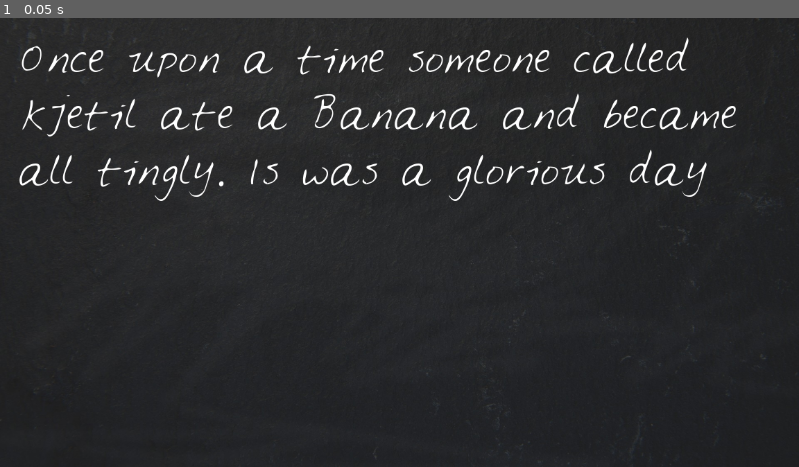
Above: before the commit, frame 1.
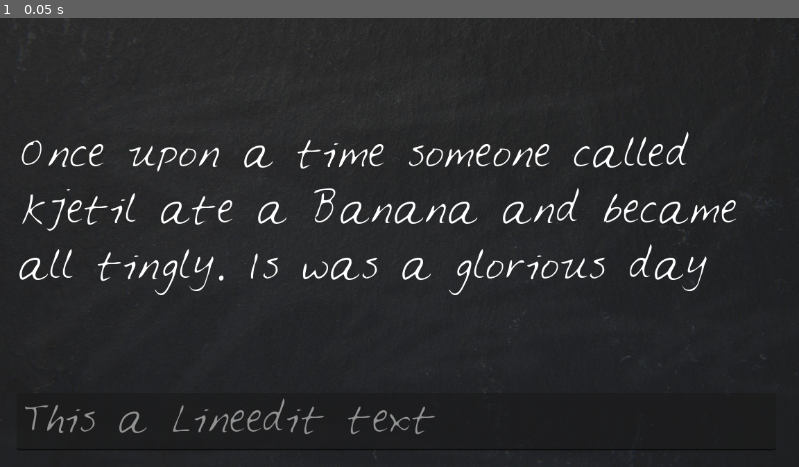
Above: after the commit, the same moment.

Repository: haugkjet/loonylips
Game: Godot game, scene res://loony_lips.tscn
Two runs of this game, one before a commit and one after it. Both use one fixed random seed, a clock stepped at 60 frames per second and the inputs below.
Inputs:
- Up to frame 1 (0.05 s): no input

The runs differ from the first frame. In frame 1, 7.2% of the frame differs, in the area x 2-93%, y 4-97%.

Commit message:
Added lineedit

Diff:
--- a/LoonyLips.gd
+++ b/LoonyLips.gd
@@ -7,4 +7,4 @@
 	var story =  "Once upon a time someone called %s ate a %s and became all %s. Is was a %s day"
 	# print (story % prompts)
 
-	$DisplayText.text = story % prompts
+	$VBoxContainer/DisplayText.text = story % prompts
--- a/loony_lips.tscn
+++ b/loony_lips.tscn
@@ -23,19 +23,30 @@
 texture = ExtResource("2_hje1l")
 expand_mode = 1
 
-[node name="DisplayText" type="Label" parent="."]
-clip_contents = true
+[node name="VBoxContainer" type="VBoxContainer" parent="."]
 layout_mode = 1
 anchors_preset = 15
 anchor_right = 1.0
 anchor_bottom = 1.0
 offset_left = 24.0
 offset_top = 24.0
-offset_right = -32.0
-offset_bottom = -32.0
+offset_right = -33.0
+offset_bottom = -24.0
 grow_horizontal = 2
 grow_vertical = 2
+alignment = 2
+
+[node name="DisplayText" type="Label" parent="VBoxContainer"]
+clip_contents = true
+layout_mode = 2
+size_flags_vertical = 6
 theme_override_fonts/font = ExtResource("3_pe6fv")
 theme_override_font_sizes/font_size = 50
 text = "Placeholder Text"
 autowrap_mode = 3
+
+[node name="LineEdit" type="LineEdit" parent="VBoxContainer"]
+layout_mode = 2
+theme_override_fonts/font = ExtResource("3_pe6fv")
+theme_override_font_sizes/font_size = 48
+placeholder_text = "This a Lineedit text"
